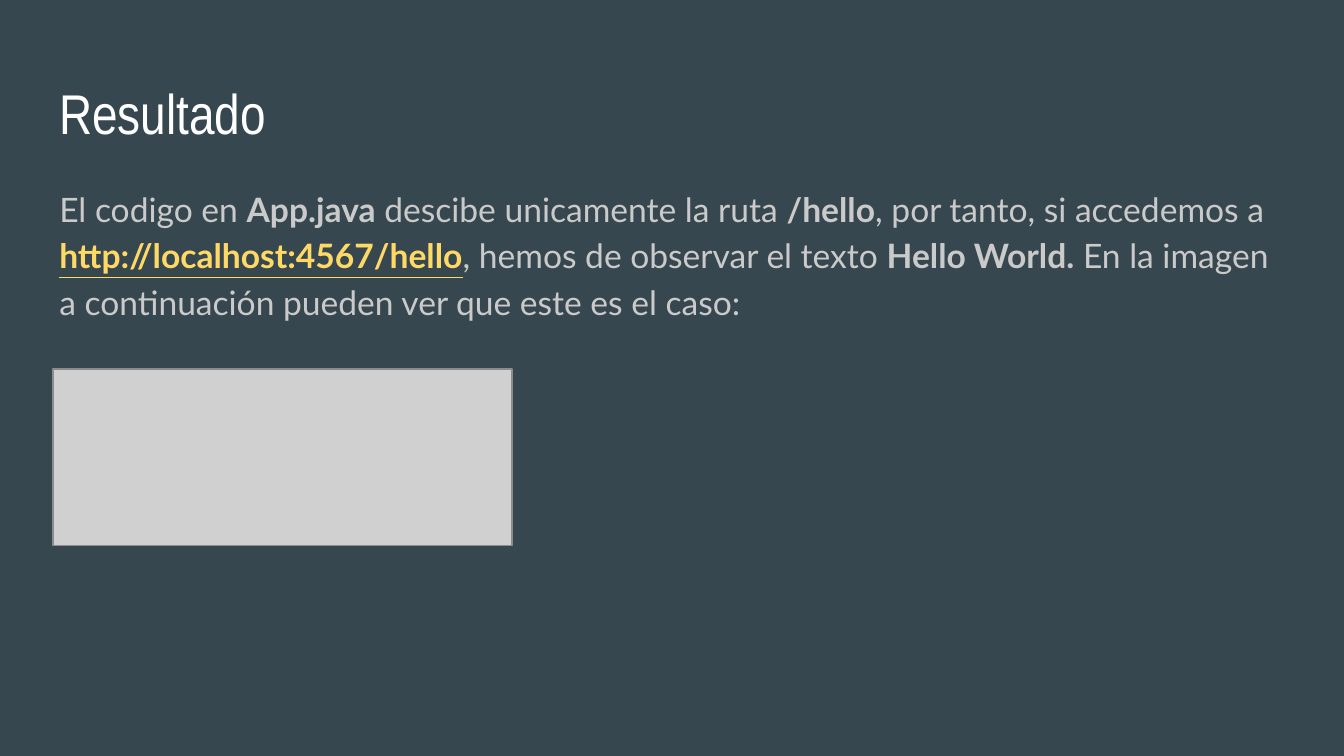
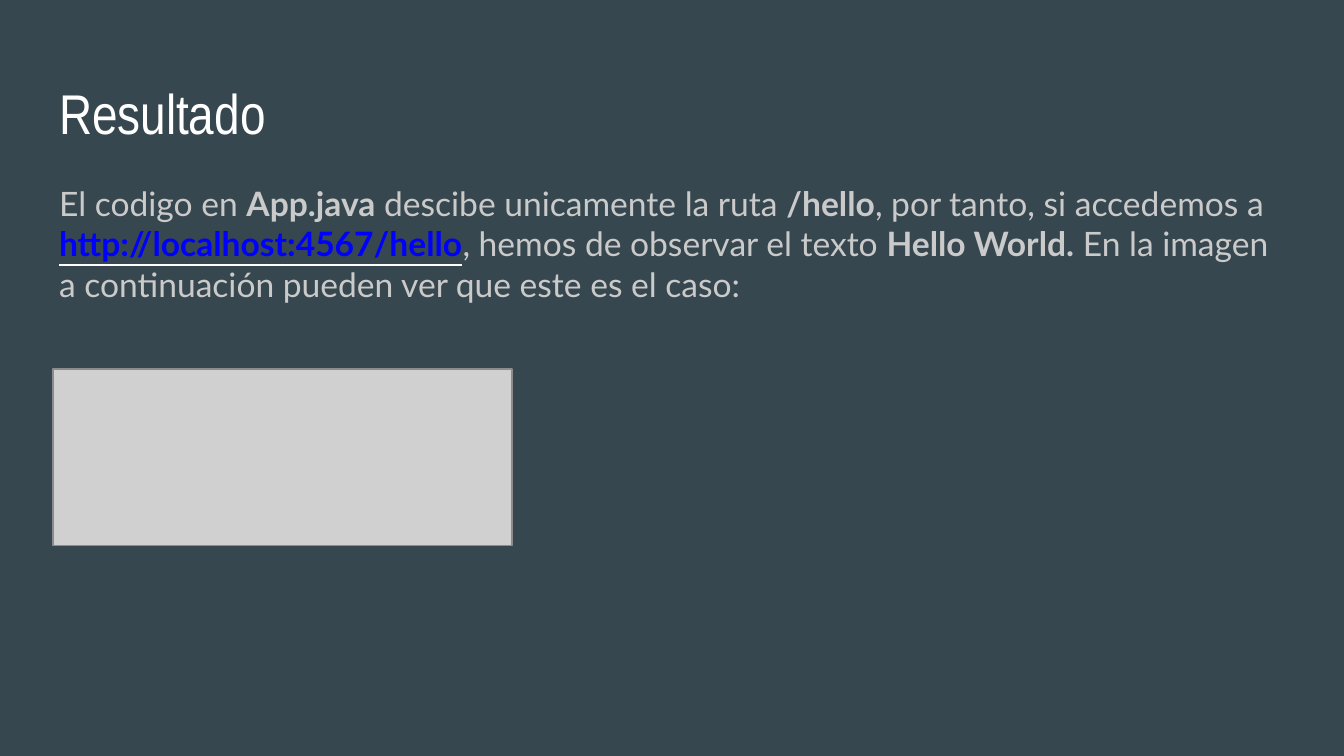
Before and after one commit to lrojas94/TPW-065-T-001-Verano-2018, a slide deck: slide 16 of Clases/Clase #3 - Proyectos en Eclipse con Java Spark.pptx. Drawn at 1344x756 pixels with LibreOffice and Linux fonts; fonts in the diff are those of the drawing; grey boxes stand for pictures. Boxes give left, top, right and bottom in pixels: in the first picture for what was removed or moved away, otherwise in the second. Text is boxed around its words. In the diff, an @@ line names an element or a change of style, - is before the commit and + after.

```diff
--- a/Clases/Clase #3 - Proyectos en Eclipse con Java Spark.pptx
+++ b/Clases/Clase #3 - Proyectos en Eclipse con Java Spark.pptx
@@ text "El codigo en App.java descibe ..." at (x1=59, y1=191, x2=1268, y2=303): text colour #FFD966 to #0000FF in "http://localhost:4567/hello,"; line spacing 1.15 to 1; less space between paragraphs @@
```
Also in this commit, not shown: 19 other slides changed, 2 other files.
